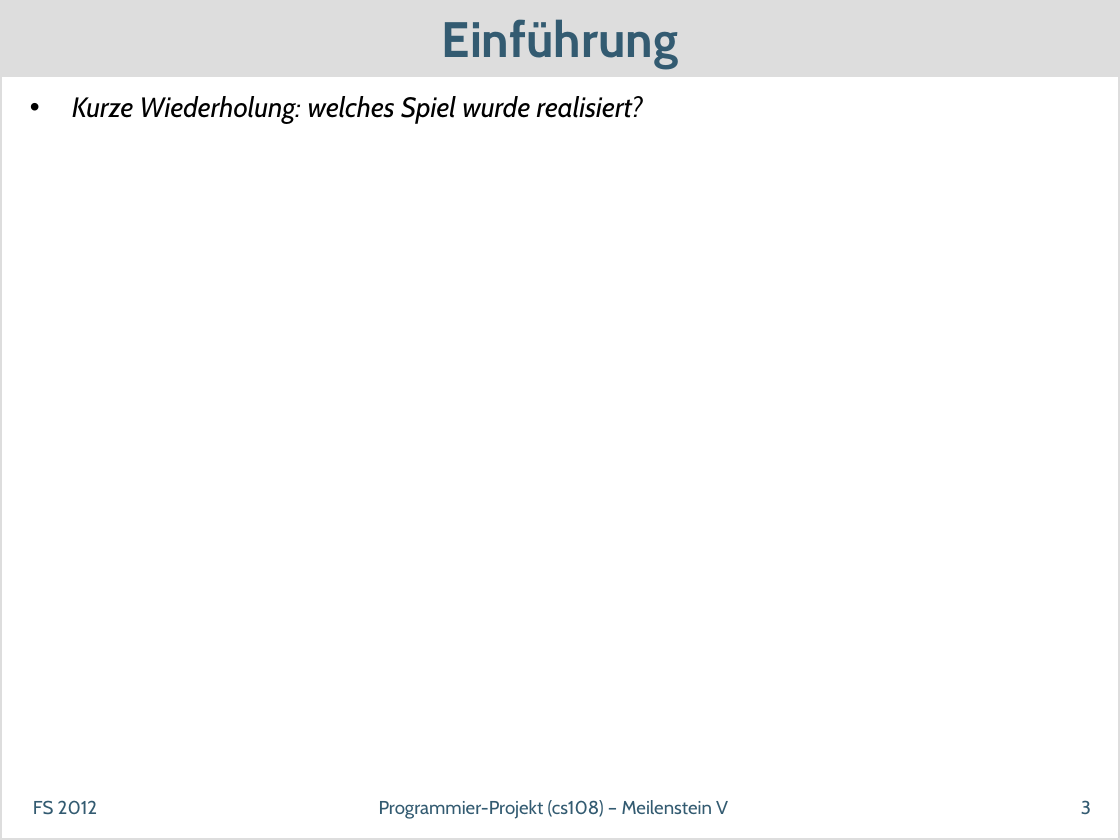
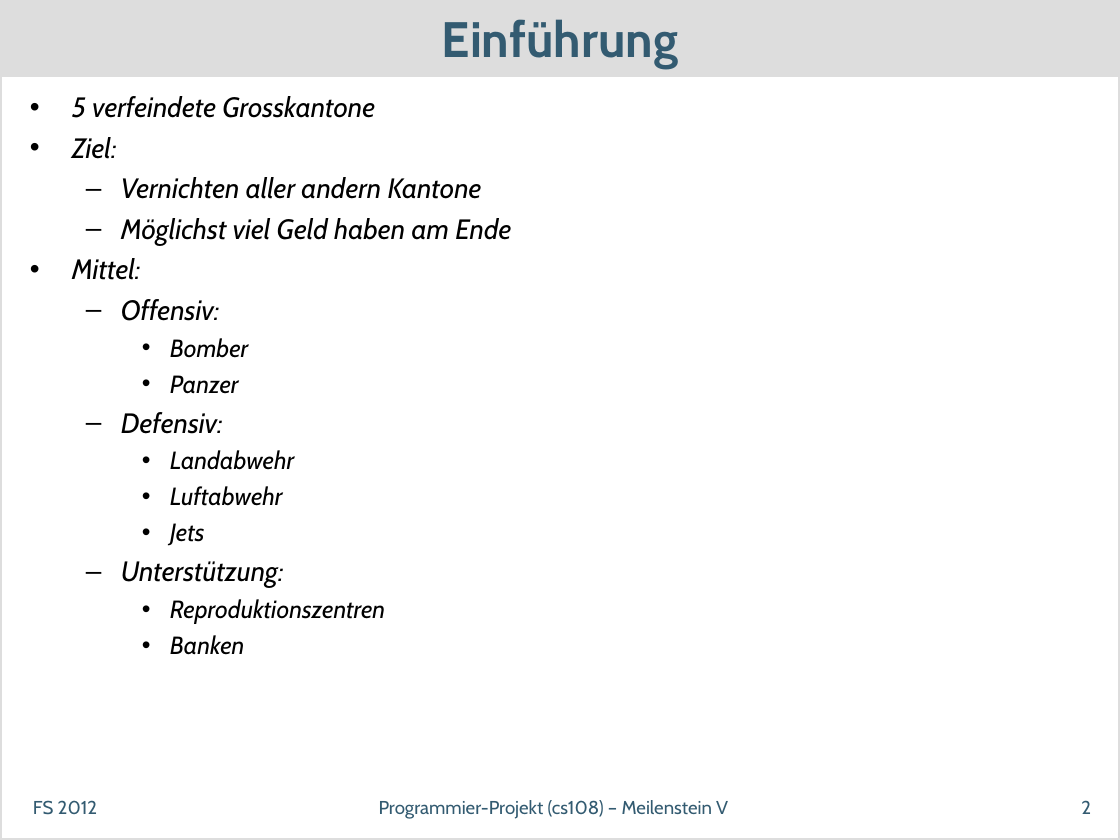
Before and after one commit to dihydrogenmonoxide/CS108, a slide deck: slide 2 of presentations/milestone_5/SwissDefcon_MS5.odp (slide 3 before the commit). Drawn at 1120x840 pixels with LibreOffice and Linux fonts; fonts in the diff are those of the drawing. Boxes give left, top, right and bottom in pixels: in the first picture for what was removed or moved away, otherwise in the second. Text is boxed around its words. In the diff, an @@ line names an element or a change of style, - is before the commit and + after.

```diff
--- a/presentations/milestone_5/SwissDefcon_MS5.odp
+++ b/presentations/milestone_5/SwissDefcon_MS5.odp
@@ text at [72,96,511,655]: text changed @@
-• Kurze Wiederholung: welches Spiel wurde realisiert?
+• 5 verfeindete Grosskantone
+• Ziel:
+  – Vernichten aller andern Kantone
+  – Möglichst viel Geld haben am Ende
+• Mittel:
+  – Offensiv:
+    • Bomber
+    • Panzer
+  – Defensiv:
+    • Landabwehr
+    • Luftabwehr
+    • Jets
+  – Unterstützung:
+    • Reproduktionszentren
+    • Banken
@@ page number at [1081,800,1091,814]: text changed @@
-3
+2
```
Also in this commit, not shown: 3 other slides changed, 1 slide added, 2 slides removed.
